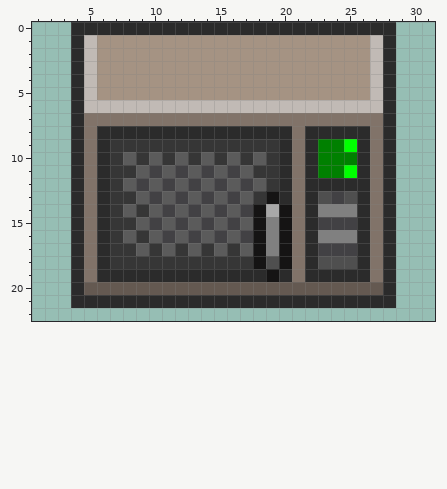
Pixel-art sprite, stored at Resources/Textures/Structures/Machines/microwave.rsi/mw.png. Above, as it was before the edit.
The file is 32x32 pixels. Colours within 5 levels of each other are drawn and written as one. Shown: x 1..31, y 0..22.
Now the later version:
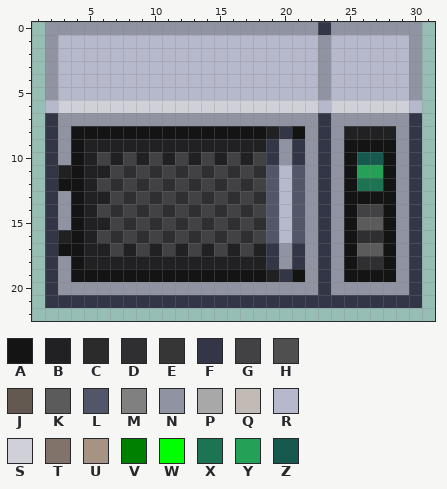
Palette (. is transparent): A #151414  B #212022  C #2b2b2b  D #2f2e31  E #363636  F #333646  G #424144  H #4f4f4f  J #645951  K #5b5b5b  L #525669  M #808080  N #9093a1  P #a8a8a8  Q #c1bab5  R #b6b9cb  S #d0d0d9  T #817369  U #a59383  V #008000  W #00ff00  X #1c7453  Y #24a157  Z #16594f
The exact change:
Changed rows in their new state; - is an unchanged pixel.
first column x 2:
 0 NNNNNNNNNNNNNNNNNNNNNFNNNNNNN
 1 NRRRRRRRRRRRRRRRRRRRRNRRRRRRN
 2 NRRRRRRRRRRRRRRRRRRRRNRRRRRRN
 3 NRRRRRRRRRRRRRRRRRRRRNRRRRRRN
 4 NRRRRRRRRRRRRRRRRRRRRNRRRRRRN
 5 NRRRRRRRRRRRRRRRRRRRRNRRRRRRN
 6 RSSSSSSSSSSSSSSSSSSSSRSSSSSSR
 7 FNNNNNNNNNNNNNNNNNNNNFNNNNNNF
 8 FNAAAAAAAAAAAAAAABFANFNBBBBNF
 9 FNABBBBBBBBBBBBBBFNFNFNAAAANF
10 FNABGBGBGBGBGBGBGFNFNFNAZZANF
11 FBABBGDGDGDGDGDGDLRLNFNAYYANF
12 FAABGDGDGDGDGDGDGLRLNFNAXXANF
13 FNABBGDGDGDGDGDGDLRLNFNAAAANF
14 FNABGDGDGDGDGDGDGLRLNFNAGGANF
15 FNABBGDGDGDGDGDGDLRLNFNAKKANF
16 FBABGDGDGDGDGDGDGLRLNFNADDANF
17 FAABBGBGBGBGBGBGBFNFNFNAKKANF
18 FNABBBBBBBBBBBBBBFNFNFNADDANF
19 FNAAAAAAAAAAAAAAABFANFNAAAANF
20 FNNNNNNNNNNNNNNNNNNNNFNNNNNNF
21 FFFFFFFFFFFFFFFFFFFFFFFFFFFFF
Boxes around the changes in both pictures, in picture pixels (x1, y1, x2, y2):
changed: (45, 22, 422, 308)
